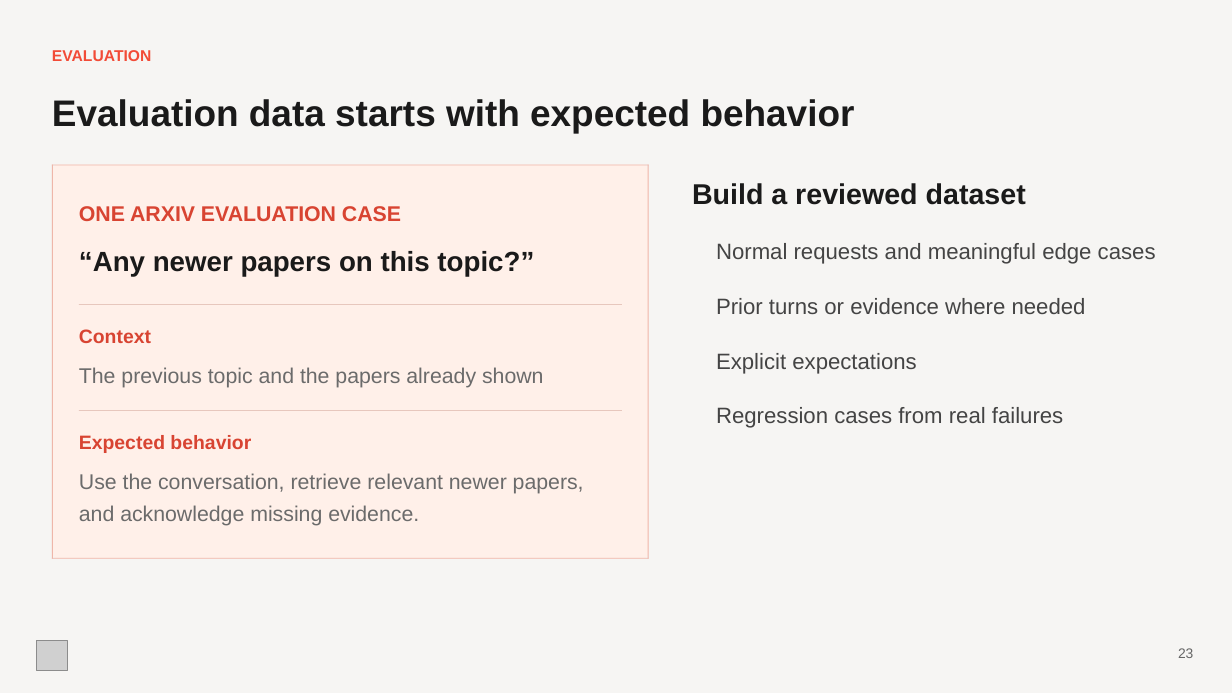
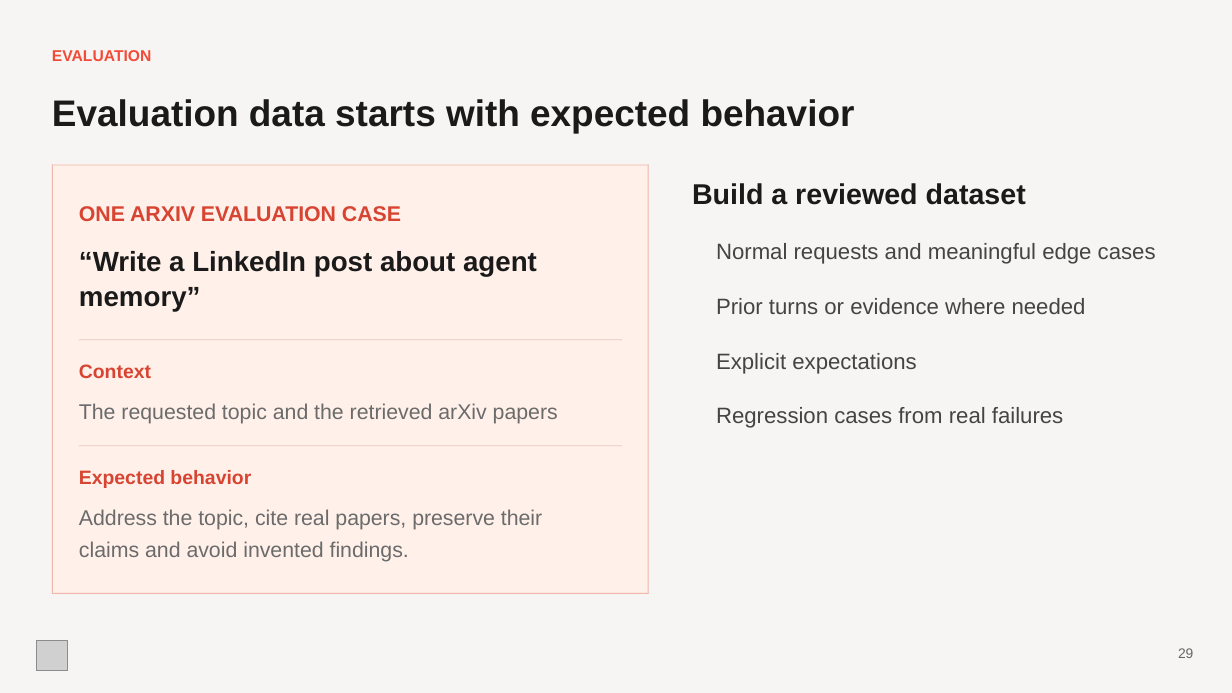
Before and after one commit to evangoh122/course-code-hub, a slide deck: slide 29 of presentations/lecture4.pptx (slide 23 before the commit). Drawn at 1232x693 pixels with LibreOffice and Linux fonts; fonts in the diff are those of the drawing; grey boxes stand for pictures. Boxes give left, top, right and bottom in pixels: in the first picture for what was removed or moved away, otherwise in the second. Text is boxed around its words. In the diff, an @@ line names an element or a change of style, - is before the commit and + after.

```diff
--- a/presentations/lecture4.pptx
+++ b/presentations/lecture4.pptx
@@ rounded rectangle: place and size @@
-rounded rectangle at [52,165,649,559]
+rounded rectangle at [52,165,649,594]
@@ rounded rectangle at [52,165,649,594]: proportions changed @@
@@ rectangle: place and size @@
-rectangle at [52,165,53,559]
+rectangle at [52,165,53,594]
@@ rectangle: place and size @@
-rectangle at [648,165,649,559]
+rectangle at [648,165,649,594]
@@ text at [79,251,537,276]: text changed @@
-“Any newer papers on this topic?”
+“Write a LinkedIn post about agent
@@ text added at [79,287,201,312], 21.6 pt, text #1A1A1A, bold @@
+memory”
@@ text at [79,403,558,424]: text changed @@
-The previous topic and the papers already shown
+The requested topic and the retrieved arXiv papers
@@ 3 rectangles, 2 texts: place and size @@
-3 rectangles, 2 texts at [52,304,649,559]
+3 rectangles, 2 texts at [52,339,649,594]
@@ text removed at [79,473,584,494] @@
-Use the conversation, retrieve relevant newer papers,
@@ text removed at [79,505,419,526] @@
-and acknowledge missing evidence.
@@ text added at [79,509,542,530], 16.6 pt, text #6B6B6B @@
+Address the topic, cite real papers, preserve their
@@ text added at [79,541,409,562], 16.6 pt, text #6B6B6B @@
+claims and avoid invented findings.
@@ text at [1178,648,1193,658]: text changed @@
-23
+29
```
Also in this commit, not shown: 23 other slides changed, 13 slides added, 10 slides removed, 7 other files.
